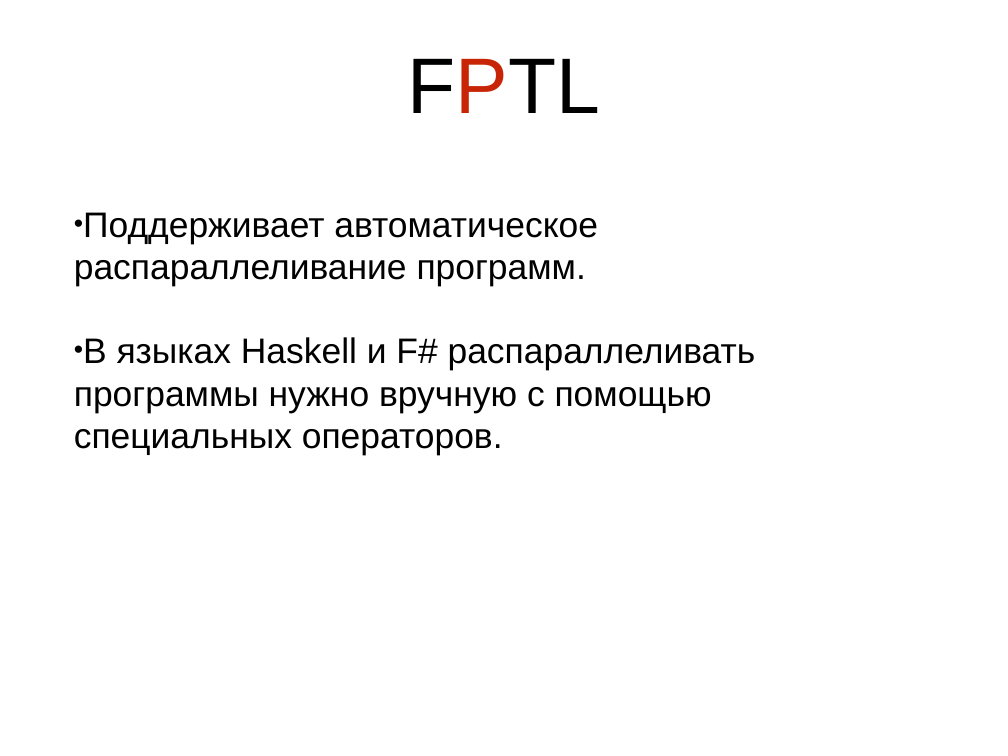
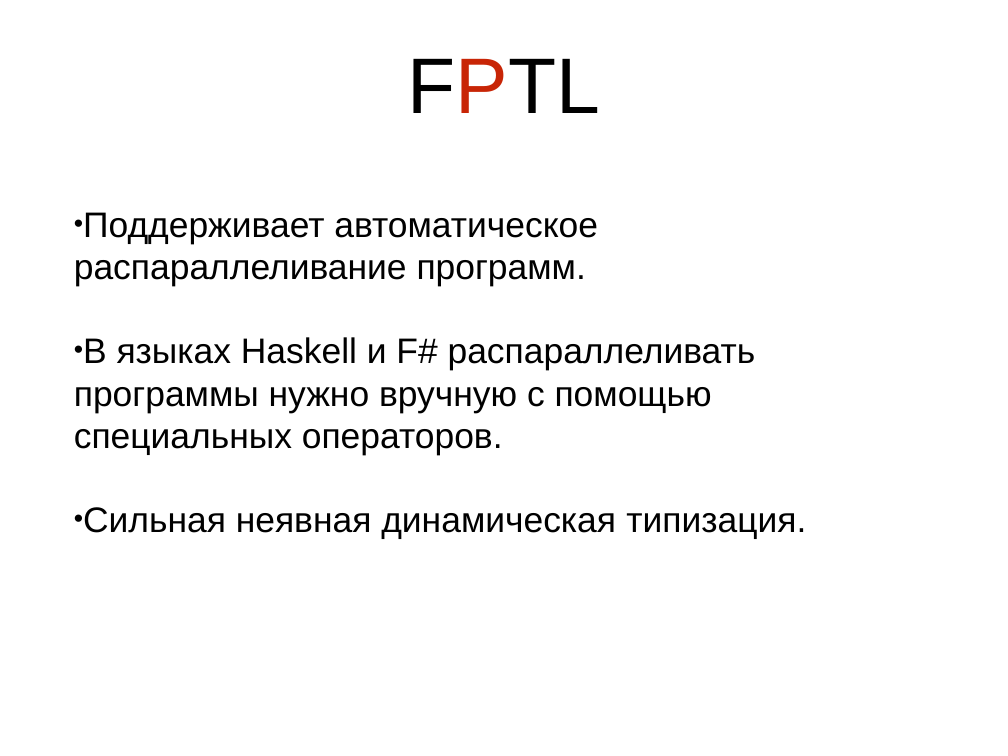
Before and after one commit to Zumisha/Parallel-Programming, a slide deck: slide 3 of Документация/fptl.ppt. Drawn at 1008x756 pixels with LibreOffice and Linux fonts; fonts in the diff are those of the drawing. Boxes give left, top, right and bottom in pixels: in the first picture for what was removed or moved away, otherwise in the second. Text is boxed around its words. In the diff, an @@ line names an element or a change of style, - is before the commit and + after.

```diff
--- a/Документация/fptl.ppt
+++ b/Документация/fptl.ppt
@@ text at bbox=[83, 507, 806, 539]: paragraph added @@
+• Сильная неявная динамическая типизация.
```
Also in this commit, not shown: 1 slide removed, 5 other files.
